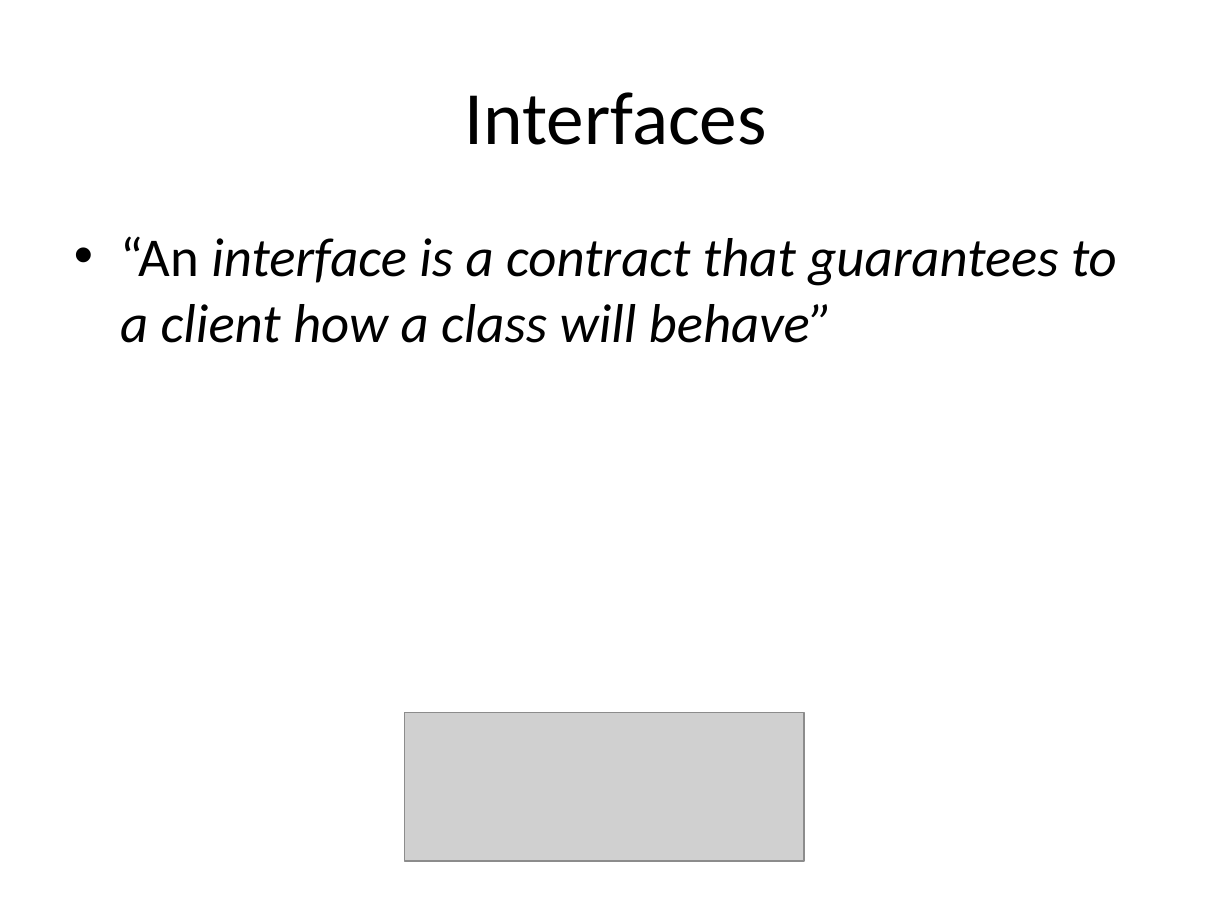
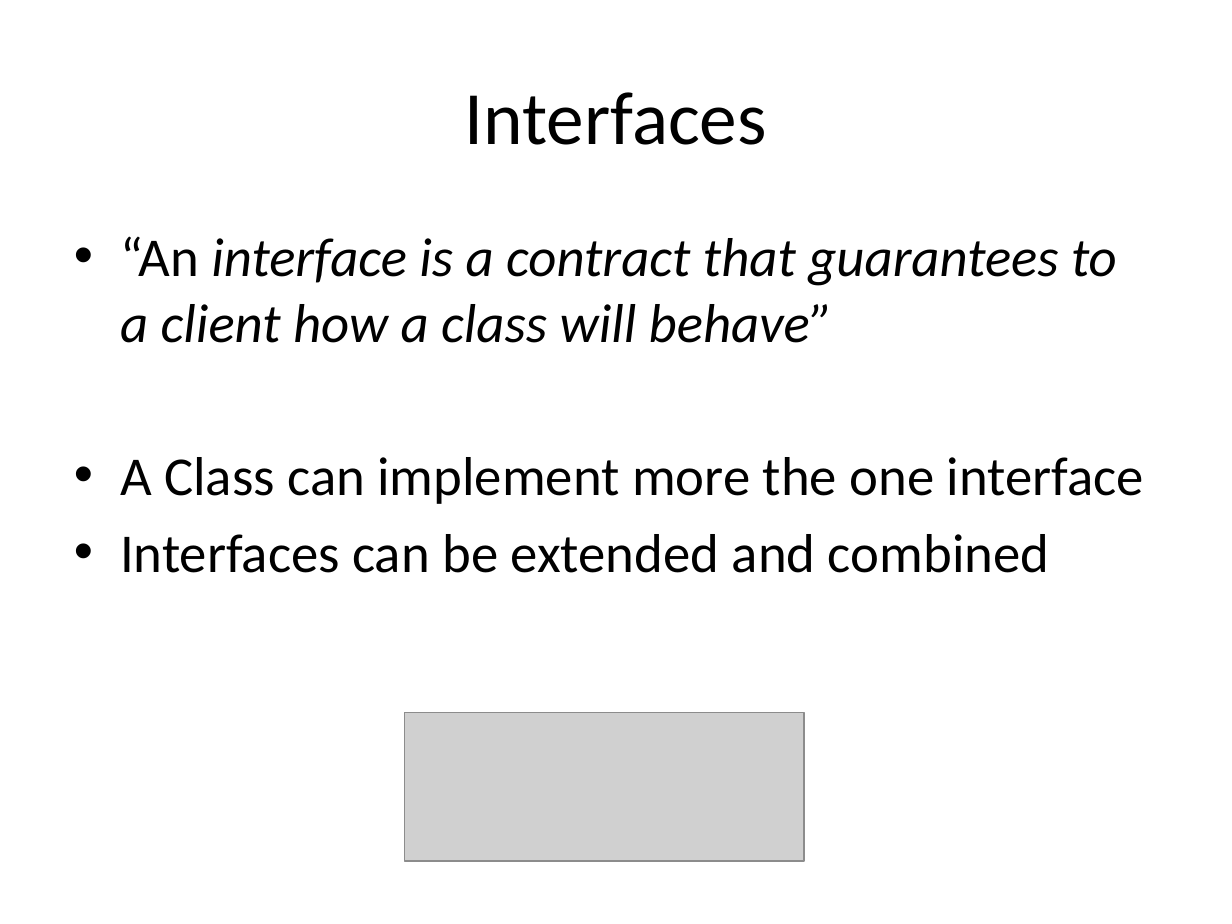
Before and after one commit to isurup/kalle-martin-group, a slide deck: slide 4 of OOPExam/01 Class, Abstract Class and Interfaces.pptx. Drawn at 1232x924 pixels with LibreOffice and Linux fonts; fonts in the diff are those of the drawing; grey boxes stand for pictures. Boxes give left, top, right and bottom in pixels: in the first picture for what was removed or moved away, otherwise in the second. Text is boxed around its words. In the diff, an @@ line names an element or a change of style, - is before the commit and + after.

```diff
--- a/OOPExam/01 Class, Abstract Class and Interfaces.pptx
+++ b/OOPExam/01 Class, Abstract Class and Interfaces.pptx
@@ text at (x1=120, y1=457, x2=1144, y2=573): paragraphs added @@
+• A Class can implement more the one interface
+• Interfaces can be extended and combined
```
Also in this commit, not shown: 1 slide added.
